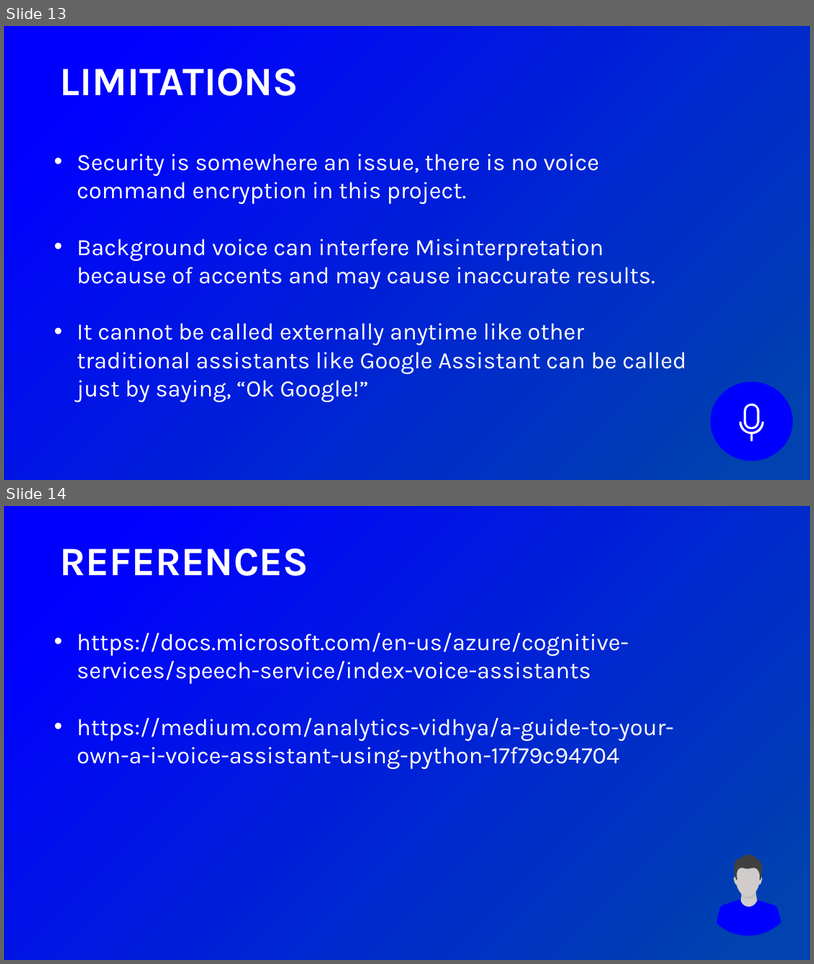
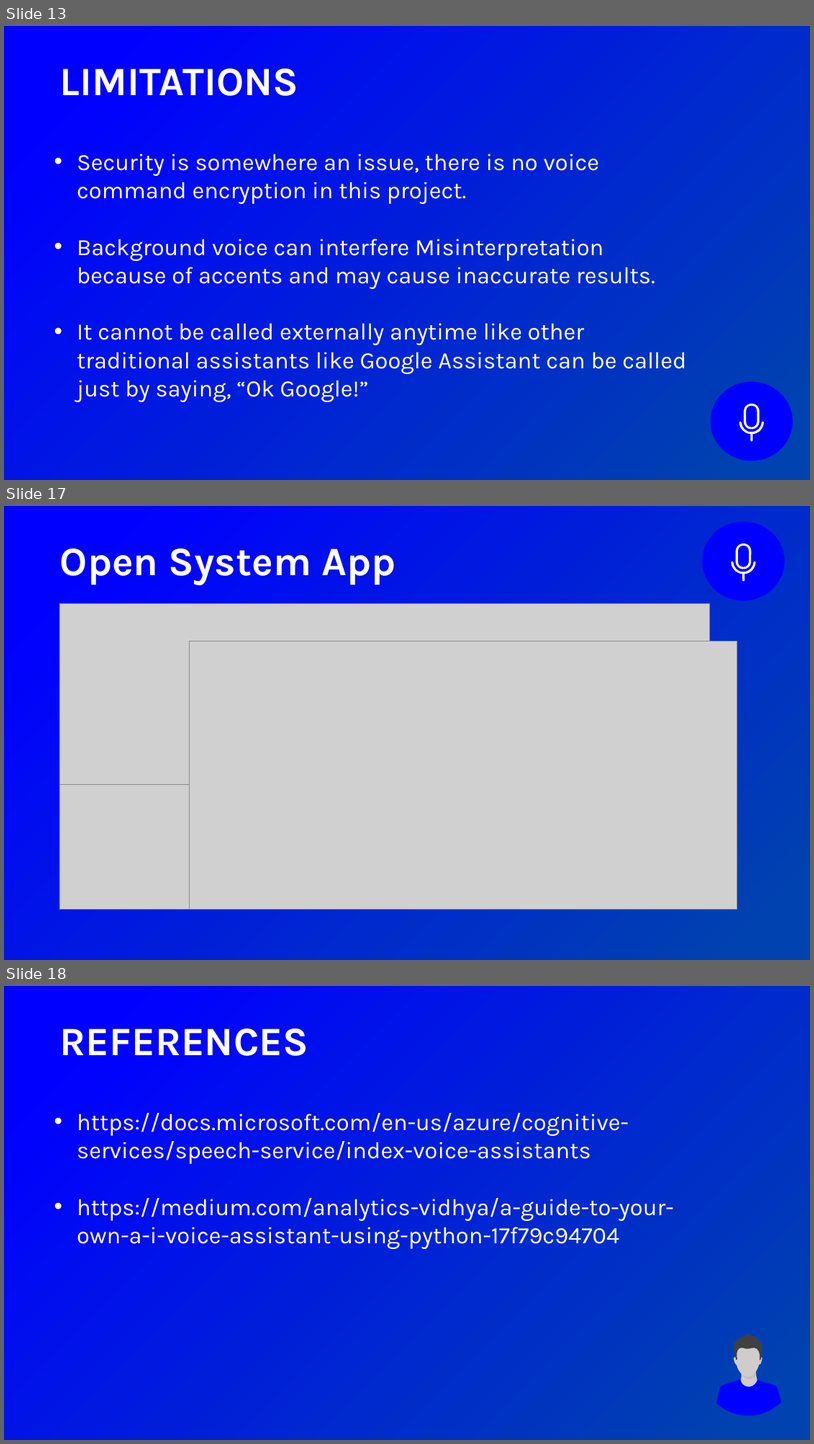
Before and after one commit to YatharthChauhan2362/Virtual-Voice-Assistant, a slide deck: Virtual Voice Assistant Presentation.pptx. Shown one above the other, each under a label of ours: slides 13 and 14 before the commit, slides 13, 17 and 18 after it; the slides between them are not shown. The pictures are 814x964 and 814x1444 pixels, drawn with LibreOffice and Linux fonts; fonts in the diff are those of the drawing; grey boxes stand for pictures. Boxes give left, top, right and bottom in pixels: in the first picture for what was removed or moved away, otherwise in the second. Text is boxed around its words. In the diff, an @@ line names an element or a change of style, - is before the commit and + after.

```diff
--- a/Virtual Voice Assistant Presentation.pptx
+++ b/Virtual Voice Assistant Presentation.pptx
@@ slide 17 added at box(4, 506, 810, 960), background gradient #0000FF to #0042AF @@
@@ ellipse added at box(702, 522, 785, 601), fill #0000FF @@
@@ text added at box(60, 548, 396, 585), 48 pt, text #FFFFFF, bold @@
+Open System App
@@ freeform shape added at box(736, 541, 751, 572), fill #FFFFFF @@
@@ freeform shape added at box(731, 561, 756, 582), fill #FFFFFF @@
@@ picture added at box(59, 603, 710, 784) @@
@@ picture added at box(189, 641, 737, 909) @@
@@ picture added at box(59, 784, 710, 909) @@
@@ what was slide 14 is now slide 18 @@
```
Also in this commit, not shown: 1 slide changed, 3 other slides added, 2 other files.
